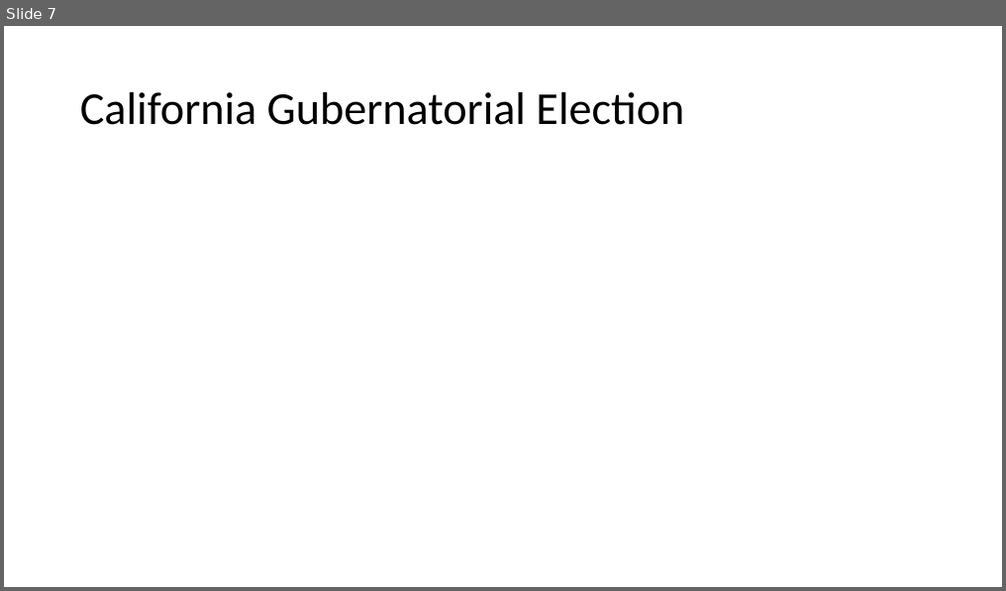
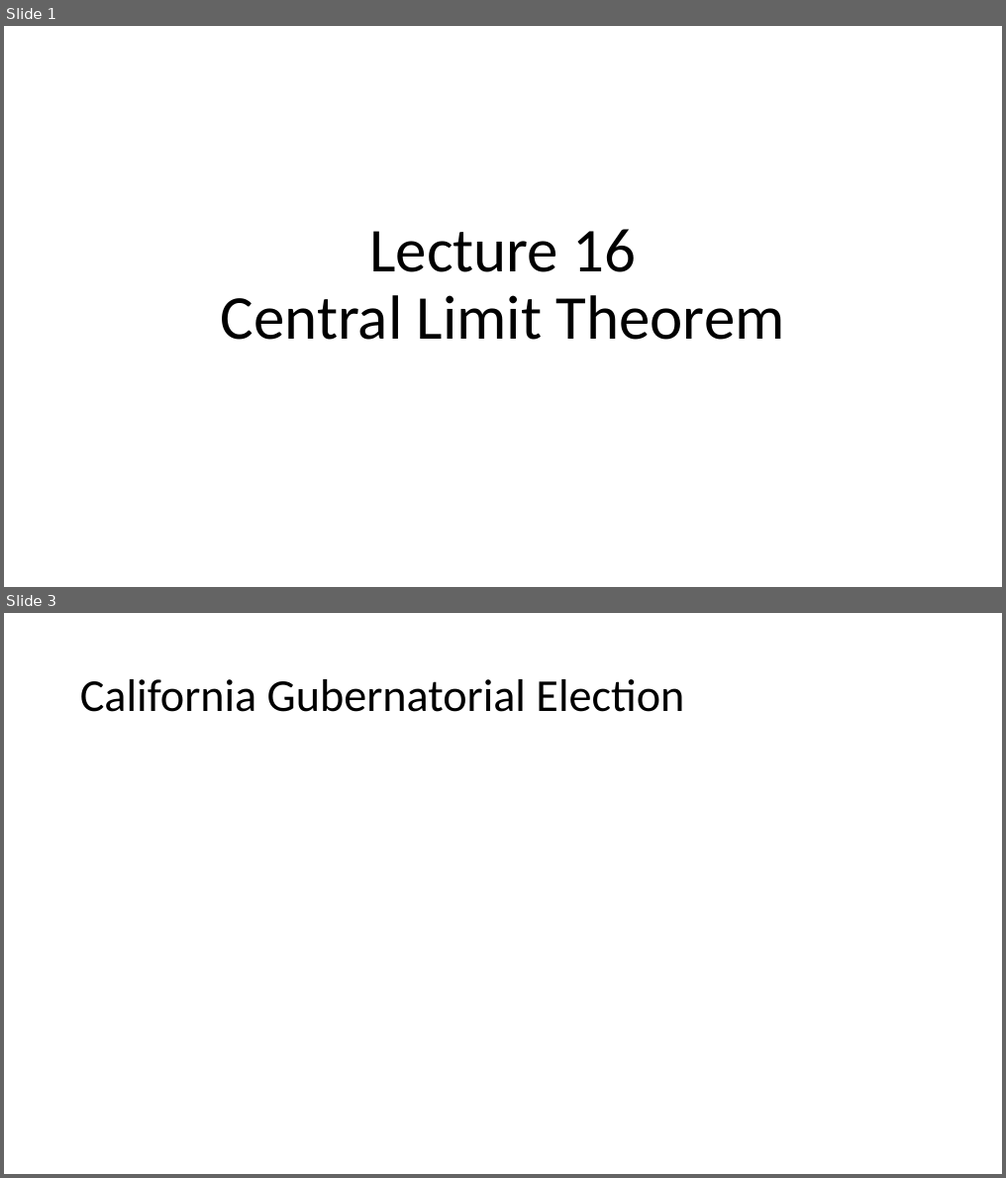
Before and after one commit to Jarred6068/Kvamme_UI_STAT251, a slide deck: docs/lecture_slides/Week 8/Week8_Lecture16_Slides_2_28_2024.pptx. Shown one above the other, each under a label of ours: slide 7 before the commit, slides 1 and 3 after it; the slides between them are not shown. The pictures are 1006x591 and 1006x1178 pixels, drawn with LibreOffice and Linux fonts; fonts in the diff are those of the drawing; grey boxes stand for pictures. Boxes give left, top, right and bottom in pixels: in the first picture for what was removed or moved away, otherwise in the second. Text is boxed around its words. In the diff, an @@ line names an element or a change of style, - is before the commit and + after.

```diff
--- a/docs/lecture_slides/Week 8/Week8_Lecture16_Slides_2_28_2024.pptx
+++ b/docs/lecture_slides/Week 8/Week8_Lecture16_Slides_2_28_2024.pptx
@@ slide 1 added at (4, 26, 1002, 587), background #FFFFFF @@
@@ title added at (221, 229, 785, 340), 60 pt, text #000000 @@
+Lecture 16
+Central Limit Theorem
@@ what was slide 7 is now slide 3 @@
```
Also in this commit, not shown: 2 slides changed, 6 slides removed, 5 other files.
